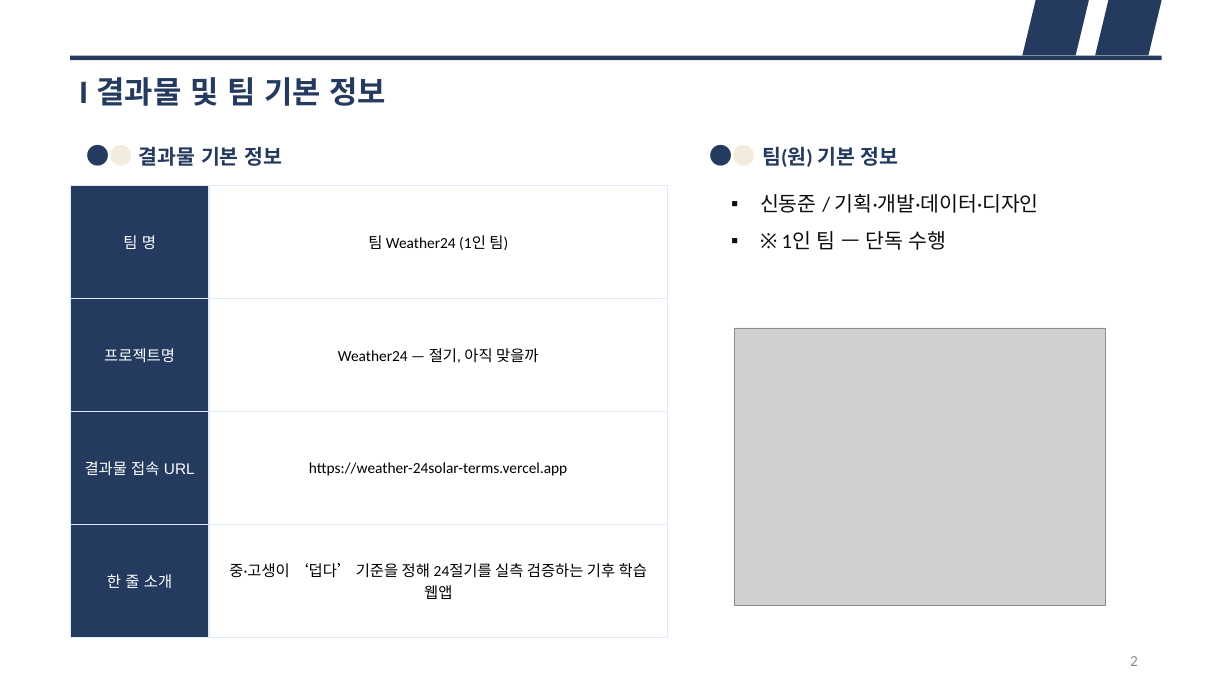
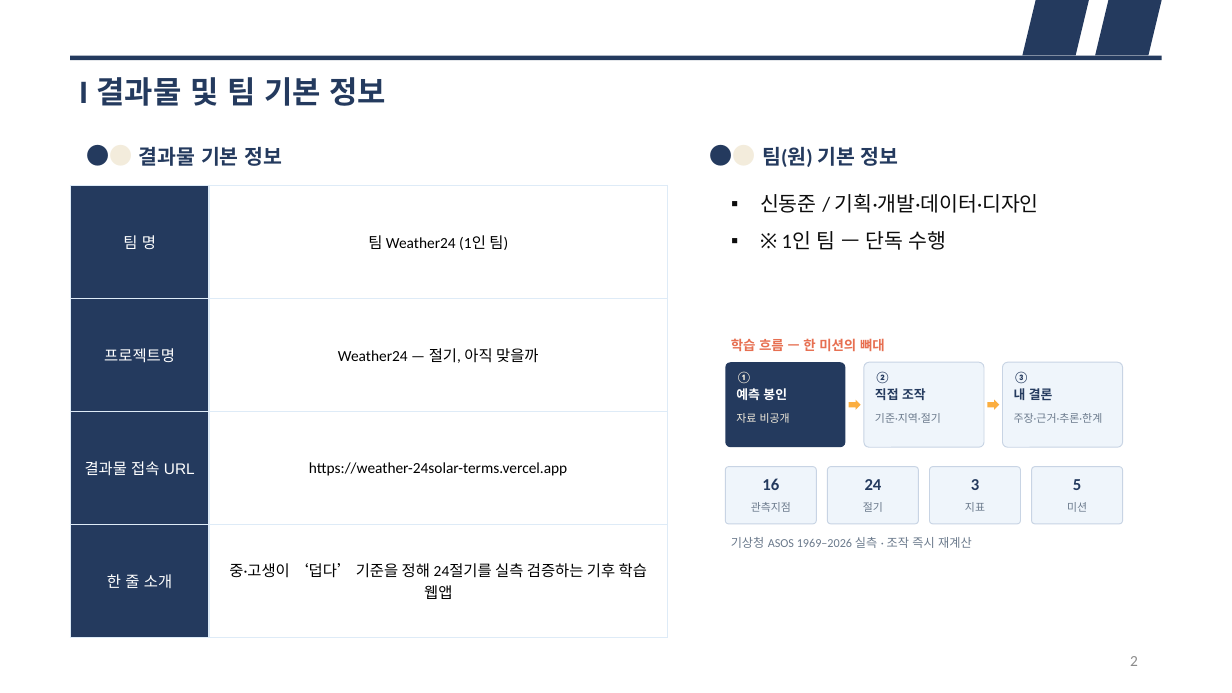
Before and after one commit to DONGJUN92/weather-24solar-terms, a slide deck: slide 2 of 발표자료_Weather24_본선.pptx. Drawn at 1232x693 pixels with LibreOffice and Linux fonts; fonts in the diff are those of the drawing; grey boxes stand for pictures. Boxes give left, top, right and bottom in pixels: in the first picture for what was removed or moved away, otherwise in the second. Text is boxed around its words. In the diff, an @@ line names an element or a change of style, - is before the commit and + after.

```diff
--- a/발표자료_Weather24_본선.pptx
+++ b/발표자료_Weather24_본선.pptx
@@ picture removed at <box>735,328,1106,605</box> @@
@@ text added at <box>731,338,885,351</box>, 10.5 pt, text #E76F51, bold @@
+학습 흐름 — 한 미션의 뼈대
@@ rounded rectangle added at <box>726,362,846,447</box>, fill #243A5E @@
@@ text added at <box>736,371,751,383</box>, 9 pt, text #F3ECDC, bold @@
+①
@@ text added at <box>736,388,787,400</box>, 10 pt, text #FFFFFF, bold @@
+예측 봉인
@@ rounded rectangle added at <box>864,362,984,447</box>, fill #EFF5FB, outline #C8D4E4 0.75 pt @@
@@ text added at <box>875,371,890,384</box>, 9 pt, text #243A5E, bold @@
+②
@@ text added at <box>875,388,926,400</box>, 10 pt, text #243A5E, bold @@
+직접 조작
@@ rounded rectangle added at <box>1003,362,1123,447</box>, fill #EFF5FB, outline #C8D4E4 0.75 pt @@
@@ text added at <box>1014,371,1029,384</box>, 9 pt, text #243A5E, bold @@
+③
@@ text added at <box>1014,388,1053,400</box>, 10 pt, text #243A5E, bold @@
+내 결론
@@ text added at <box>736,413,790,423</box>, 8.5 pt, text #F3ECDC @@
+자료 비공개
@@ right arrow added at <box>849,400,861,410</box>, fill #FBAE40 @@
@@ text added at <box>875,413,941,423</box>, 8.5 pt, text #6B7A8C @@
+기준·지역·절기
@@ right arrow added at <box>988,400,1000,410</box>, fill #FBAE40 @@
@@ text added at <box>1014,413,1103,423</box>, 8.5 pt, text #6B7A8C @@
+주장·근거·추론·한계
@@ rounded rectangle added at <box>726,467,816,524</box>, fill #EFF5FB, outline #C8D4E4 0.75 pt @@
@@ text added at <box>762,478,779,490</box>, 13 pt, text #243A5E, bold @@
+16
@@ rounded rectangle added at <box>828,467,919,524</box>, fill #EFF5FB, outline #C8D4E4 0.75 pt @@
@@ text added at <box>865,479,882,490</box>, 13 pt, text #243A5E, bold @@
+24
@@ rounded rectangle added at <box>930,467,1020,524</box>, fill #EFF5FB, outline #C8D4E4 0.75 pt @@
@@ text added at <box>971,479,979,490</box>, 13 pt, text #243A5E, bold @@
+3
@@ rounded rectangle added at <box>1031,467,1122,524</box>, fill #EFF5FB, outline #C8D4E4 0.75 pt @@
@@ text added at <box>1073,479,1081,490</box>, 13 pt, text #243A5E, bold @@
+5
@@ text added at <box>751,502,791,512</box>, 8.5 pt, text #6B7A8C @@
+관측지점
@@ text added at <box>863,502,883,512</box>, 8.5 pt, text #6B7A8C @@
+절기
@@ text added at <box>965,502,985,512</box>, 8.5 pt, text #6B7A8C @@
+지표
@@ text added at <box>1067,502,1087,512</box>, 8.5 pt, text #6B7A8C @@
+미션
@@ text added at <box>731,537,972,548</box>, 9.5 pt, text #6B7A8C @@
+기상청 ASOS 1969–2026 실측 · 조작 즉시 재계산
```
Also in this commit, not shown: 6 other slides changed, 6 other files.
